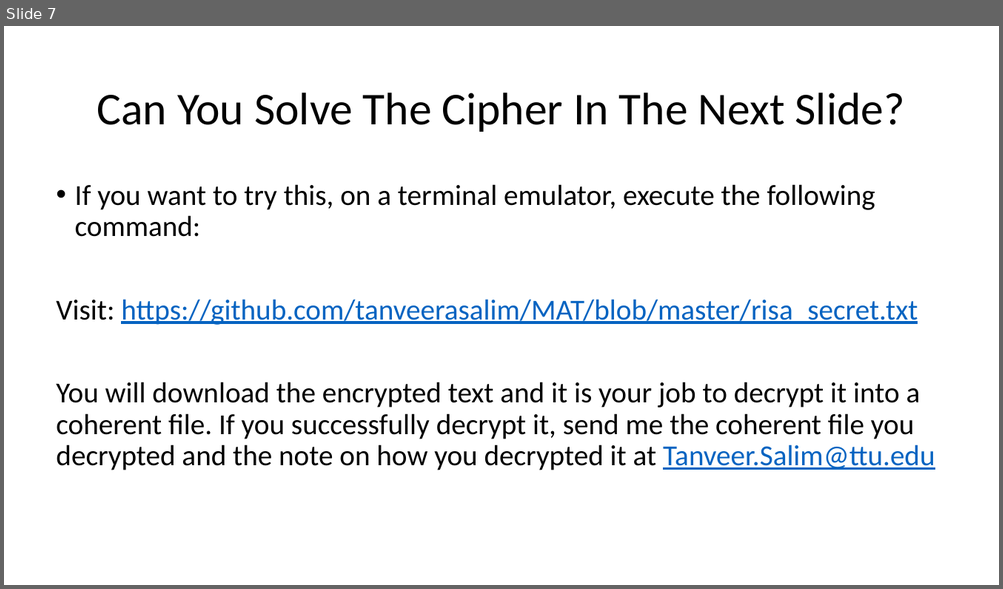
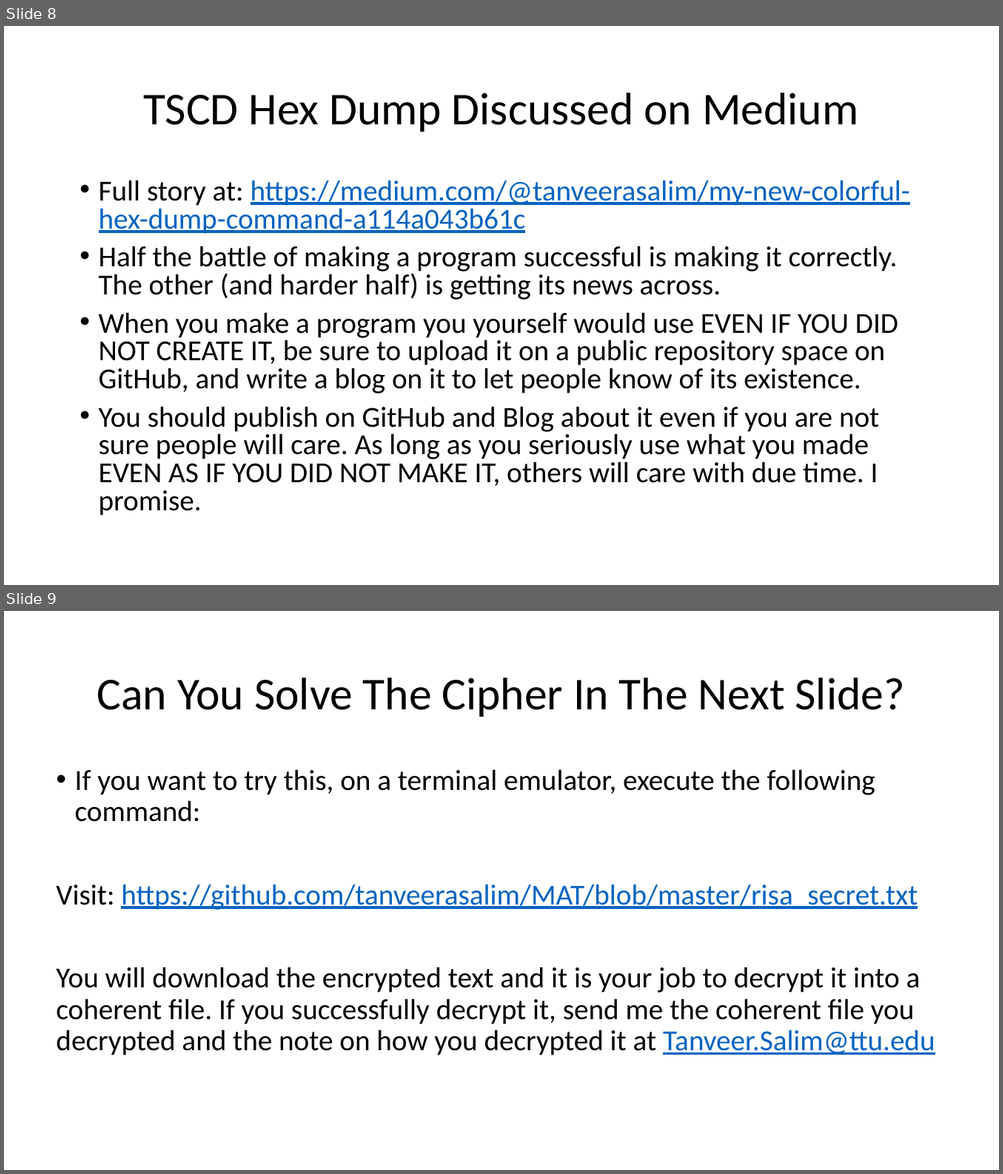
Before and after one commit to fosres/MAT, a slide deck: A_Guide_To_Malware_Analysis.pptx. Shown one above the other, each under a label of ours: slide 7 before the commit, slides 8 and 9 after it. The pictures are 1003x589 and 1003x1174 pixels, drawn with LibreOffice and Linux fonts; fonts in the diff are those of the drawing. Boxes give left, top, right and bottom in pixels: in the first picture for what was removed or moved away, otherwise in the second. Text is boxed around its words. In the diff, an @@ line names an element or a change of style, - is before the commit and + after.

```diff
--- a/A_Guide_To_Malware_Analysis.pptx
+++ b/A_Guide_To_Malware_Analysis.pptx
@@ slide 8 added at (4,26,999,585), background #FFFFFF @@
@@ title added at (143,93,858,132), 44 pt, text #000000 @@
+TSCD Hex Dump Discussed on Medium
@@ text added at (99,180,910,516), 28 pt, text #000000 @@
+• Full story at: https://medium.com/@tanveerasalim/my-new-colorful-hex-dump-command-a114a043b61c
+• Half the battle of making a program successful is making it correctly. The other (and harder half) is getting its news across.
+• When you make a program you yourself would use EVEN IF YOU DID NOT CREATE IT, be sure to upload it on a public repository space on GitHub, and write a blog on it to let people know of its existence.
+• You should publish on GitHub and Blog about it even if you are not sure people will care. As long as you seriously use what you made EVEN AS IF YOU DID NOT MAKE IT, others will care with due time. I promise.
@@ what was slide 7 is now slide 9 @@
```
Also in this commit, not shown: 4 slides changed, 3 other slides added, 3 slides removed, 8 other files.
